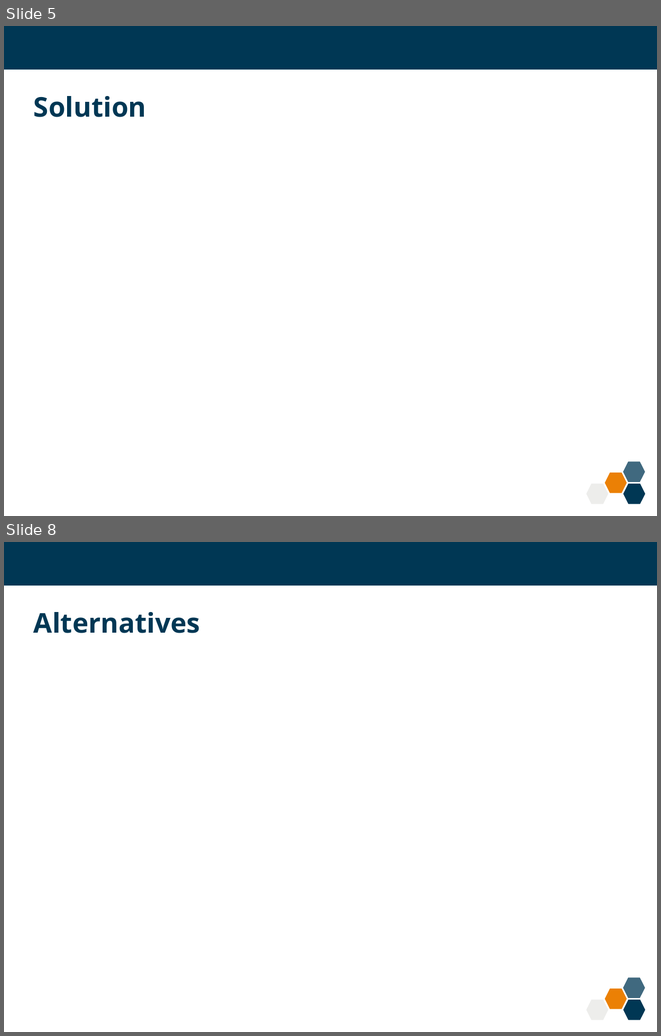
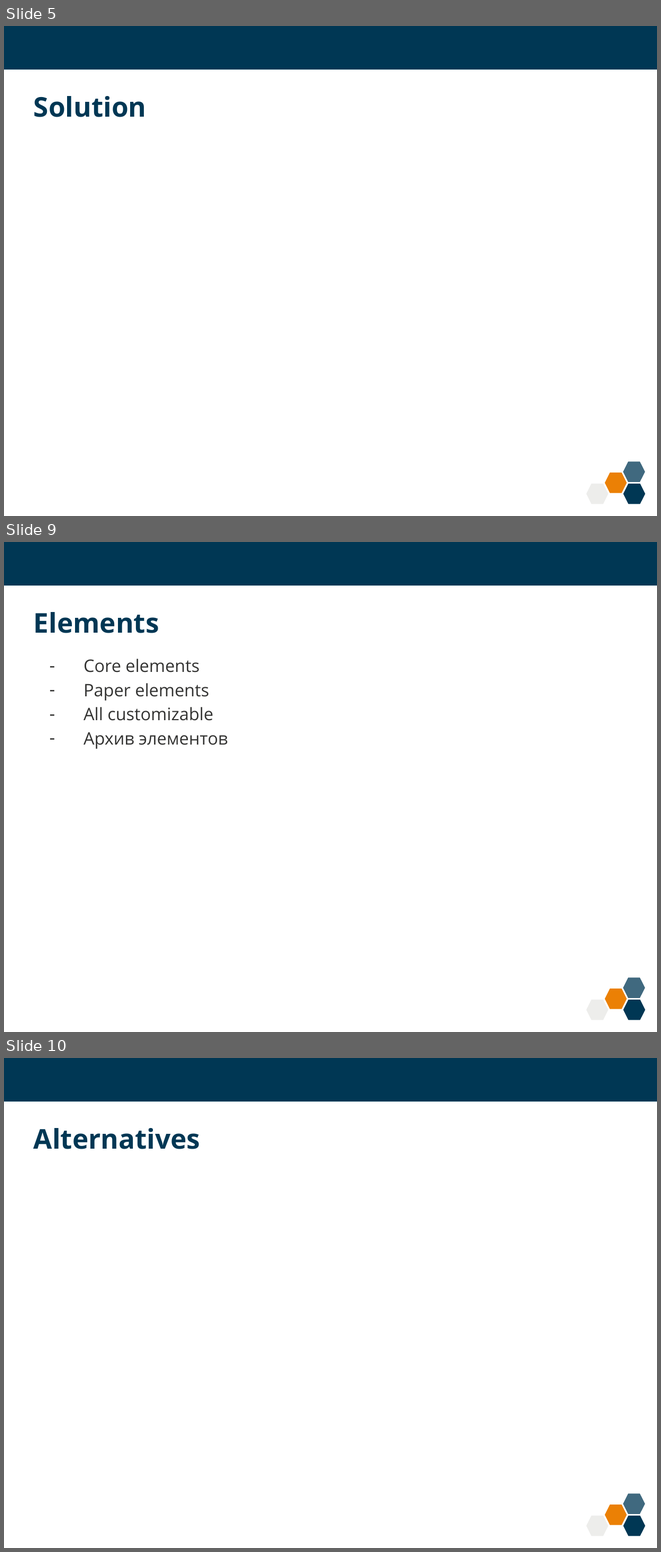
Before and after one commit to kashesandr/Public-Activities, a slide deck: 2015/summer-school/2/index.pptx. Shown one above the other, each under a label of ours: slides 5 and 8 before the commit, slides 5, 9 and 10 after it; the slides between them are not shown. The pictures are 661x1036 and 661x1552 pixels, drawn with LibreOffice and Linux fonts; fonts in the diff are those of the drawing; background and template pictures are left out. Boxes give left, top, right and bottom in pixels: in the first picture for what was removed or moved away, otherwise in the second. Text is boxed around its words. In the diff, an @@ line names an element or a change of style, - is before the commit and + after.

```diff
--- a/2015/summer-school/2/index.pptx
+++ b/2015/summer-school/2/index.pptx
@@ slide 9 added at (x1=4, y1=542, x2=657, y2=1032), background #FFFFFF; not listed: 5 template elements that a slide beside it also shows @@
@@ title added at (x1=34, y1=612, x2=159, y2=633), 30 pt, text #003754, bold @@
+Elements
@@ text added at (x1=84, y1=659, x2=228, y2=749), 19 pt, text #333332 @@
+– Core elements
+– Paper elements
+– All customizable
+– Архив элементов
@@ what was slide 8 is now slide 10 @@
```
Also in this commit, not shown: 1 slide changed, 4 other slides added, 3 slides removed.
